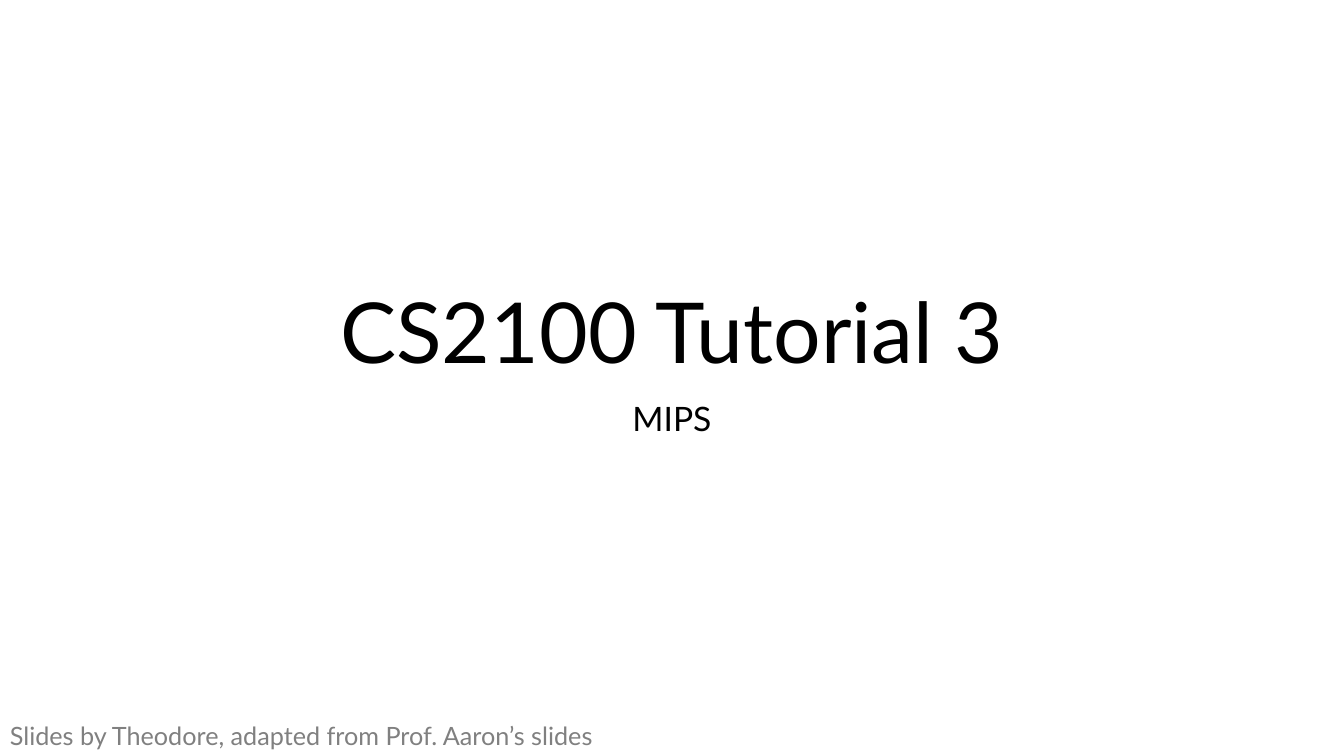
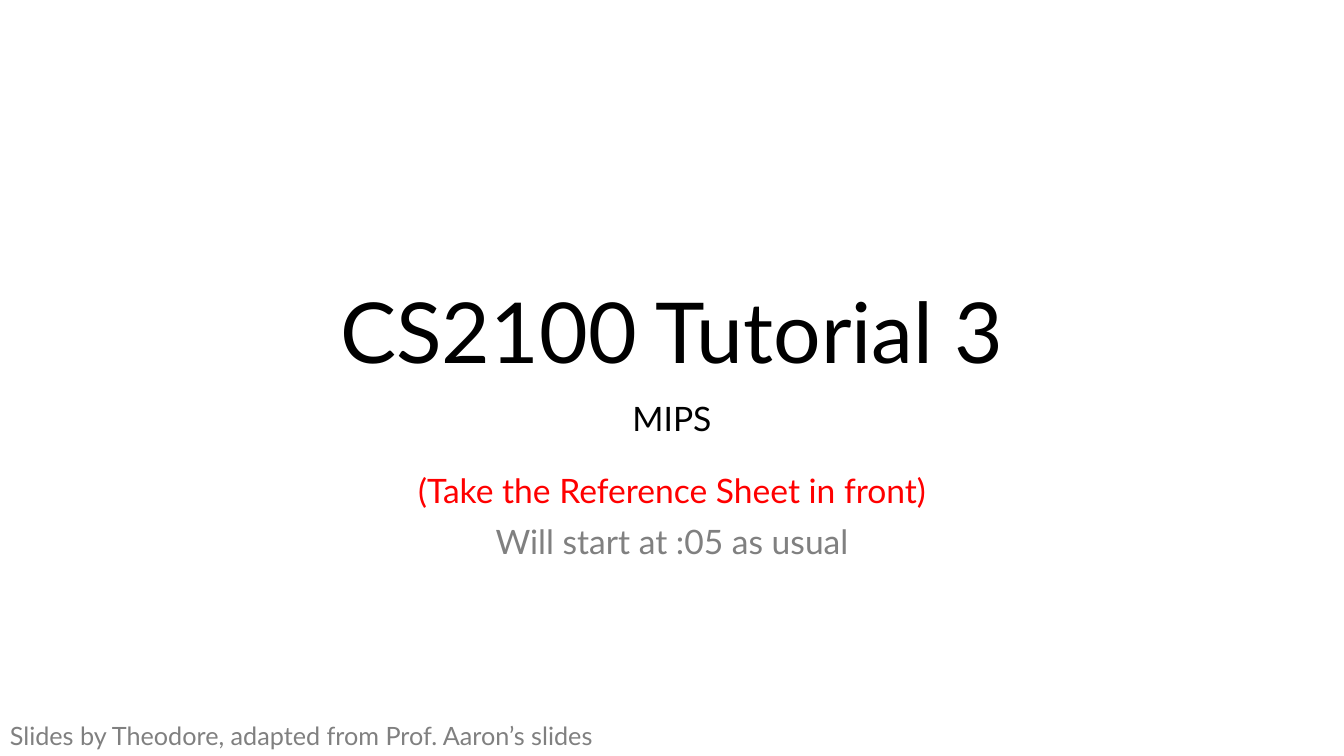
Before and after one commit to theodoreleebrant/TA-2425S1, a slide deck: slide 1 of CS2100/CS2100 Tutorial 3.pptx. Drawn at 1344x756 pixels with LibreOffice and Linux fonts; fonts in the diff are those of the drawing. Boxes give left, top, right and bottom in pixels: in the first picture for what was removed or moved away, otherwise in the second. Text is boxed around its words. In the diff, an @@ line names an element or a change of style, - is before the commit and + after.

```diff
--- a/CS2100/CS2100 Tutorial 3.pptx
+++ b/CS2100/CS2100 Tutorial 3.pptx
@@ subtitle at box(418, 406, 926, 554): text changed; text colour #000000 to #FF0000 @@
-MIPS
+MIPS
+(Take the Reference Sheet in front)
+Will start at :05 as usual
```
Also in this commit, not shown: 3 other slides changed.
